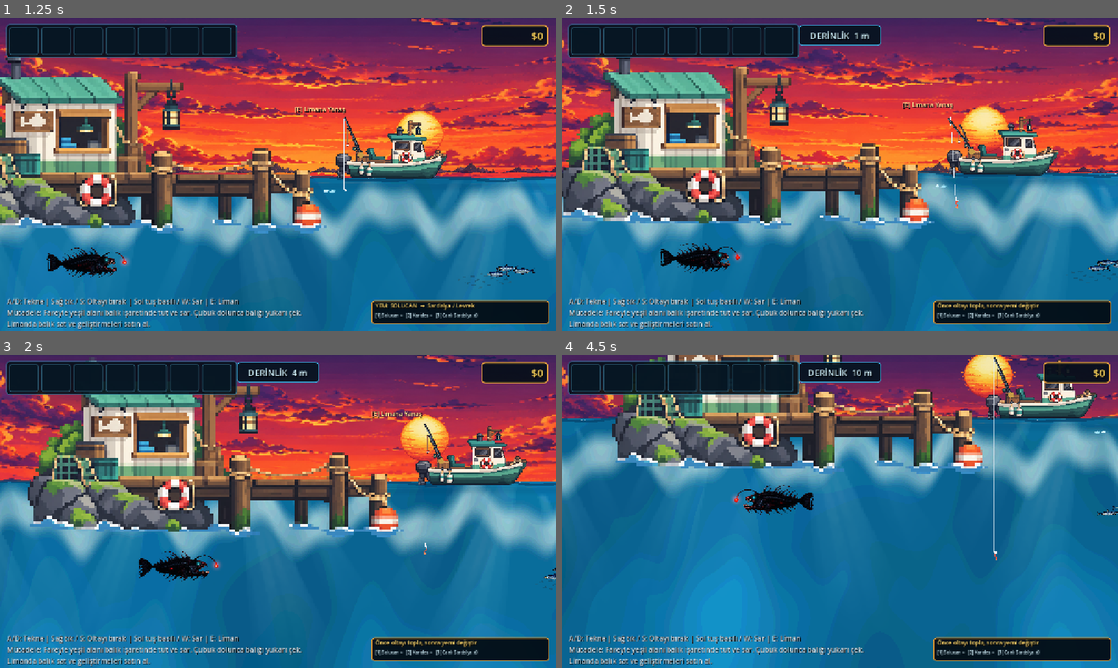
Above: before the commit, frames 1-4 (two rows, left to right).
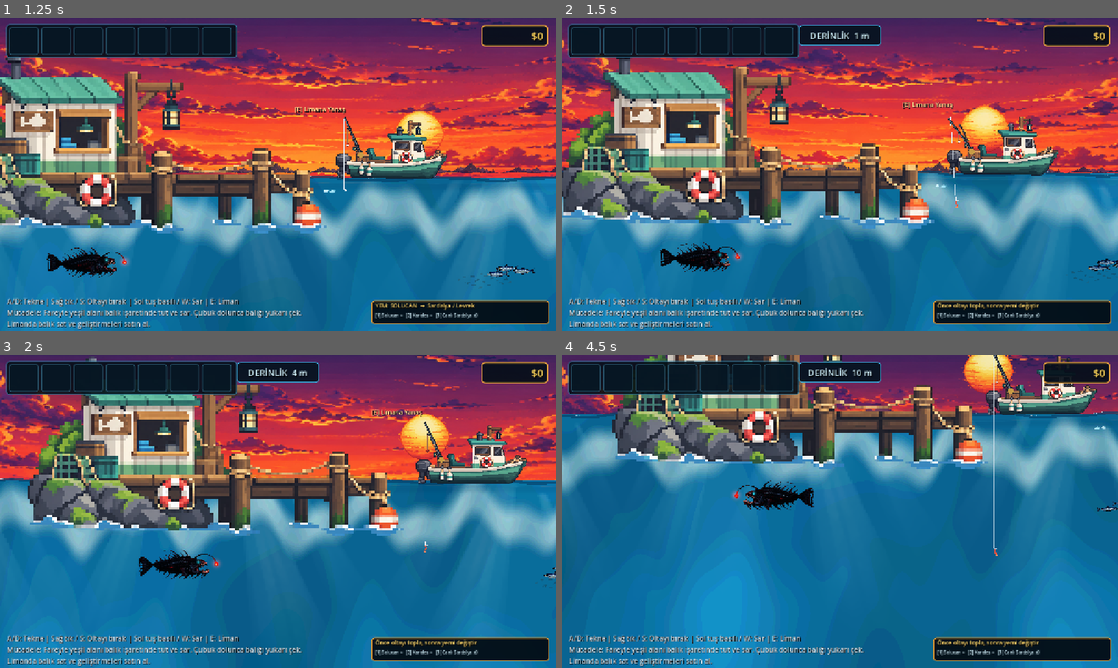
Above: after the commit, the same moments.

Repository: mirackayademir/TinyFisher
Game: Godot game, scene res://scenes/world.tscn
The game is run twice, just before and just after one commit, with the same random seed, the same clock (stepped at 60 frames per second) and the same inputs.
Inputs (mouse positions are in pixels of both pictures, inside the frame that each line leads up to):
- Up to frame 1 (1.25 s): tap Enter at 0.5 s; move the mouse to (400, 158) at 0.52 s; hold D (move_right) from 0.53 s (still down); tap E (dock) at 0.6 s; click (400, 158) at 0.67 s
- Up to frame 2 (1.5 s): move the mouse to (728, 190) at 1.27 s; release D (move_right) at 1.28 s; hold S from 1.28 s (still down); tap 1 at 1.35 s
- Up to frame 3 (2 s): keep holding S
- Up to frame 4 (4.5 s): move the mouse to (895, 442) at 2.02 s; release S at 2.03 s; hold D (move_right) 2.03-2.78 s; tap one key every 0.75 s from 2.1 s: 2 3 E (dock) 1; move the mouse to (812, 574) at 2.77 s; hold W 2.78-3.53 s; click (812, 574) at 2.92 s; move the mouse to (1006, 558) at 3.52 s; hold A (move_left) from 3.53 s (still down); move the mouse to (673, 464) at 4.27 s

Frame 1 is identical in both runs. In frame 2, 1.3% of the frame differs, in the area x 0-100%, y 18-84%; in frame 3, 7.4%; in frame 4, 15%, in the area x 0-100%, y 0-66%.

Commit message:
Enable abyss depth runtime autoload

Diff:
--- a/project.godot
+++ b/project.godot
@@ -19,6 +19,7 @@
 
 ApprovedFishArt="*res://scenes/approved_fish_art.gd"
 DeepSeaAtmosphere="*res://scenes/deep_sea_atmosphere.gd"
+AbyssDepthRuntime="*res://scenes/abyss_depth_runtime.gd"
 RareFishSystem="*res://scenes/abyssal_leviathan_runtime.gd"
 EnvironmentLayers="*res://scenes/environment_layers.gd"
 SunRaysRuntime="*res://scenes/sun_rays_runtime.gd"
